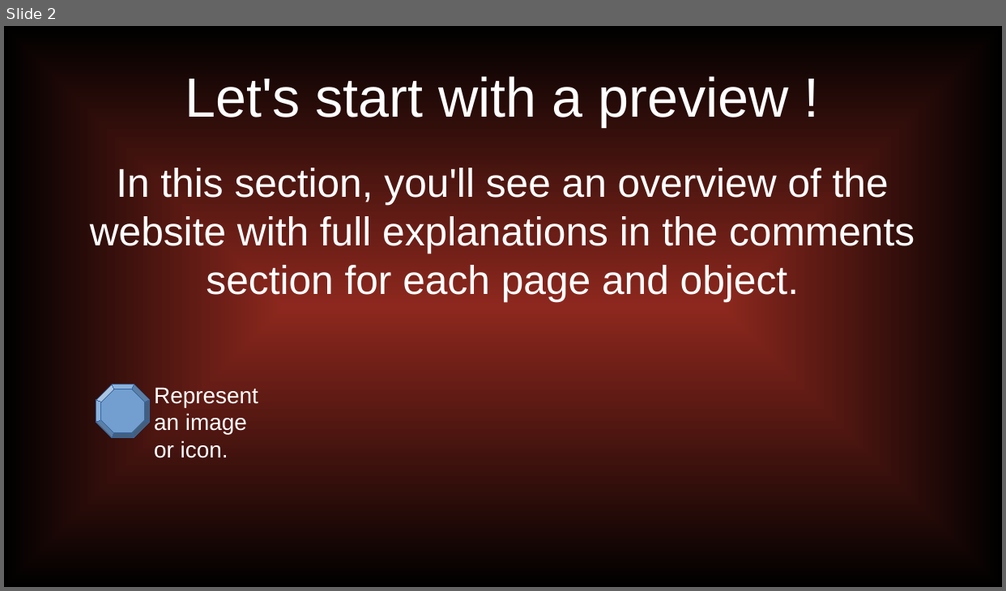
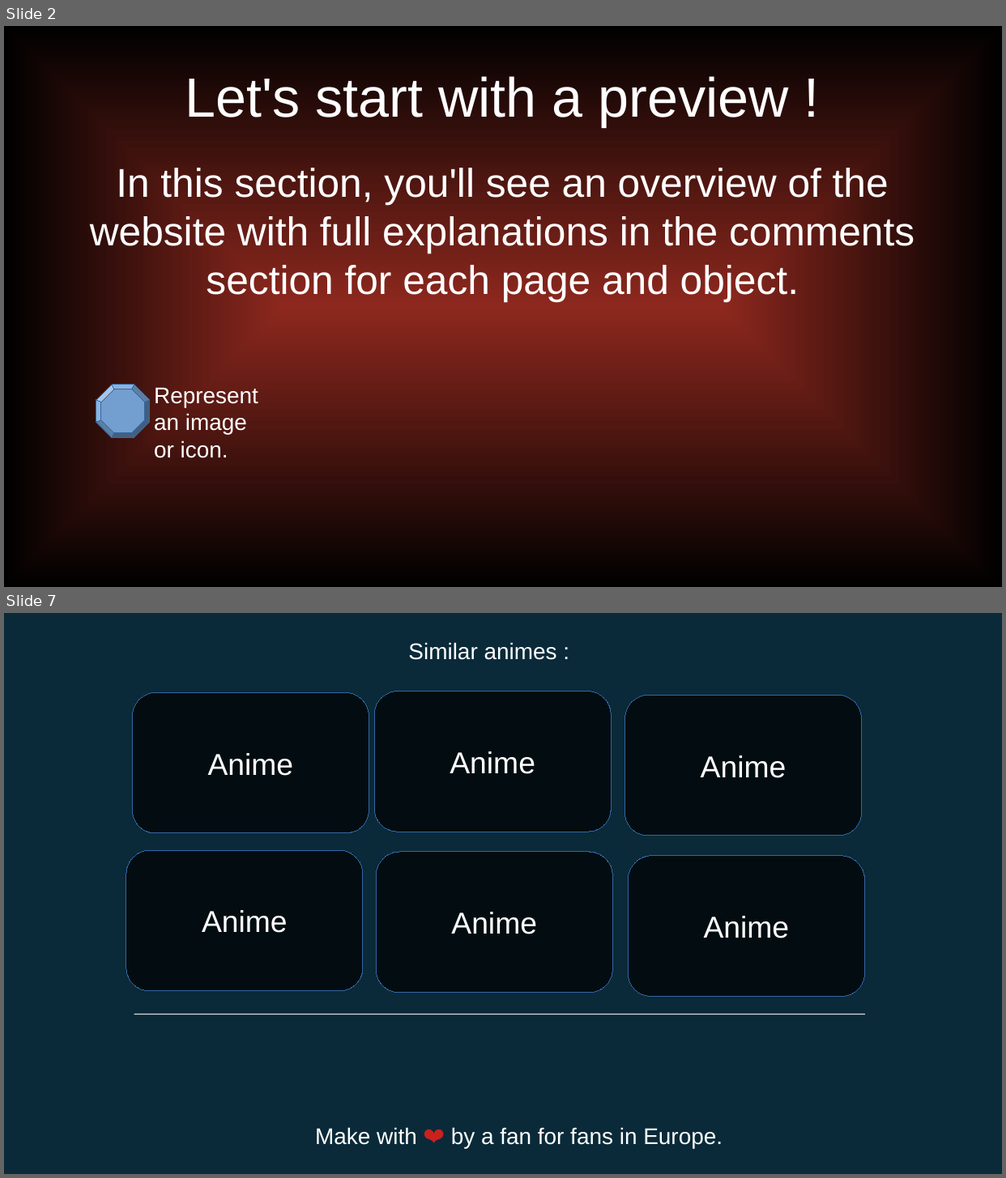
Before and after one commit to lebgdu543/OfflineAnime, a slide deck: offline anime website.odp. Shown one above the other, each under a label of ours: slide 2 before the commit, slides 2 and 7 after it; the slides between them are not shown. The pictures are 1006x591 and 1006x1178 pixels, drawn with LibreOffice and Linux fonts; fonts in the diff are those of the drawing. Boxes give left, top, right and bottom in pixels: in the first picture for what was removed or moved away, otherwise in the second. Text is boxed around its words. In the diff, an @@ line names an element or a change of style, - is before the commit and + after.

```diff
--- a/offline anime website.odp
+++ b/offline anime website.odp
@@ slide 7 added at <box>4,613,1002,1174</box>, background #0A2A39 @@
@@ text added at <box>408,642,557,660</box>, 18 pt, text #FFFFFF @@
+Similar animes :
@@ rounded rectangle added at <box>133,692,369,833</box>, fill #030D11, outline #3465A4 0 pt, 24 pt, text #FFFFFF @@
+Anime
@@ rounded rectangle added at <box>374,691,611,831</box>, fill #030D11, outline #3465A4 0 pt, 24 pt, text #FFFFFF @@
+Anime
@@ rounded rectangle added at <box>625,696,862,836</box>, fill #030D11, outline #3465A4 0 pt, 24 pt, text #FFFFFF @@
+Anime
@@ rounded rectangle added at <box>126,850,363,990</box>, fill #030D11, outline #3465A4 0 pt, 24 pt, text #FFFFFF @@
+Anime
@@ rounded rectangle added at <box>376,852,612,992</box>, fill #030D11, outline #3465A4 0 pt, 24 pt, text #FFFFFF @@
+Anime
@@ rounded rectangle added at <box>628,856,864,996</box>, fill #030D11, outline #3465A4 0 pt, 24 pt, text #FFFFFF @@
+Anime
@@ line added from (134, 1014) to (865, 1014), #DDDDDD 0.79 pt @@
@@ text added at <box>315,1127,722,1148</box>, 18 pt, text #FFFFFF @@
+Make with ❤️ by a fan for fans in Europe.
```
Also in this commit, not shown: 1 slide changed, 2 other slides added, 21 other files.
